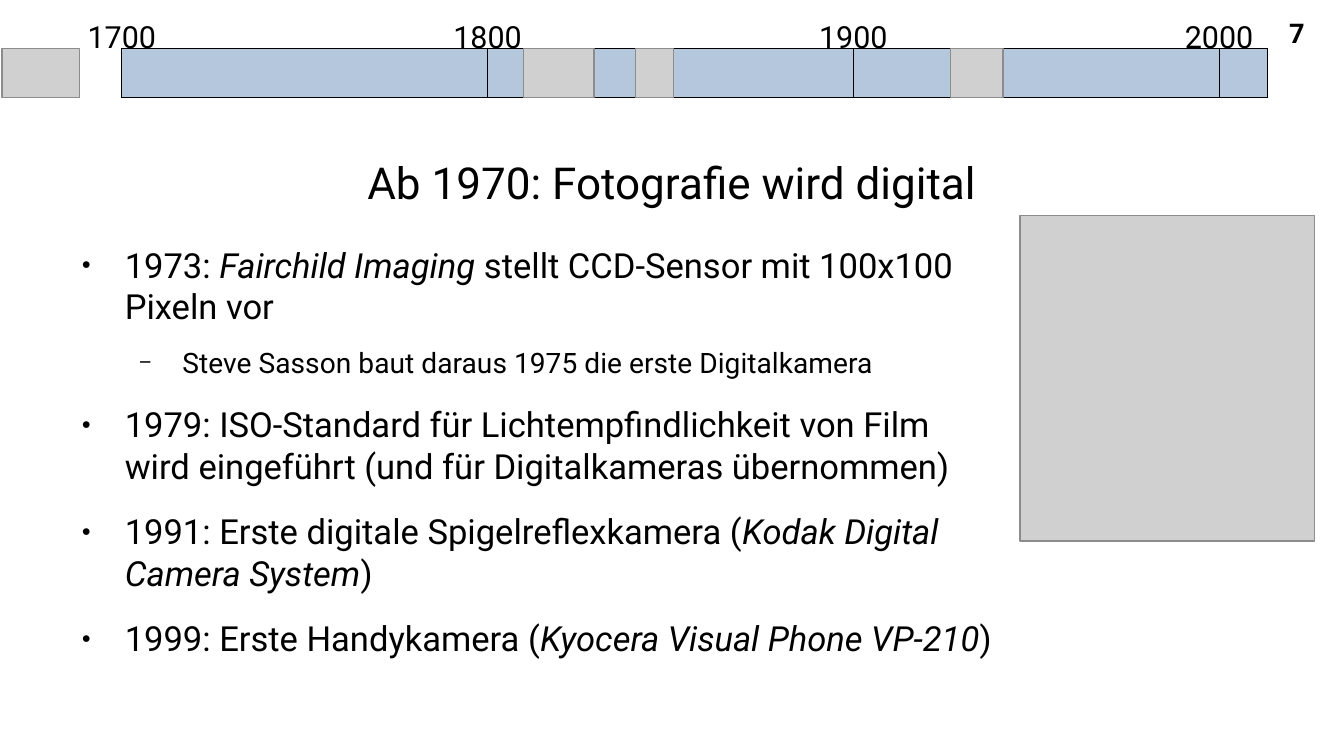
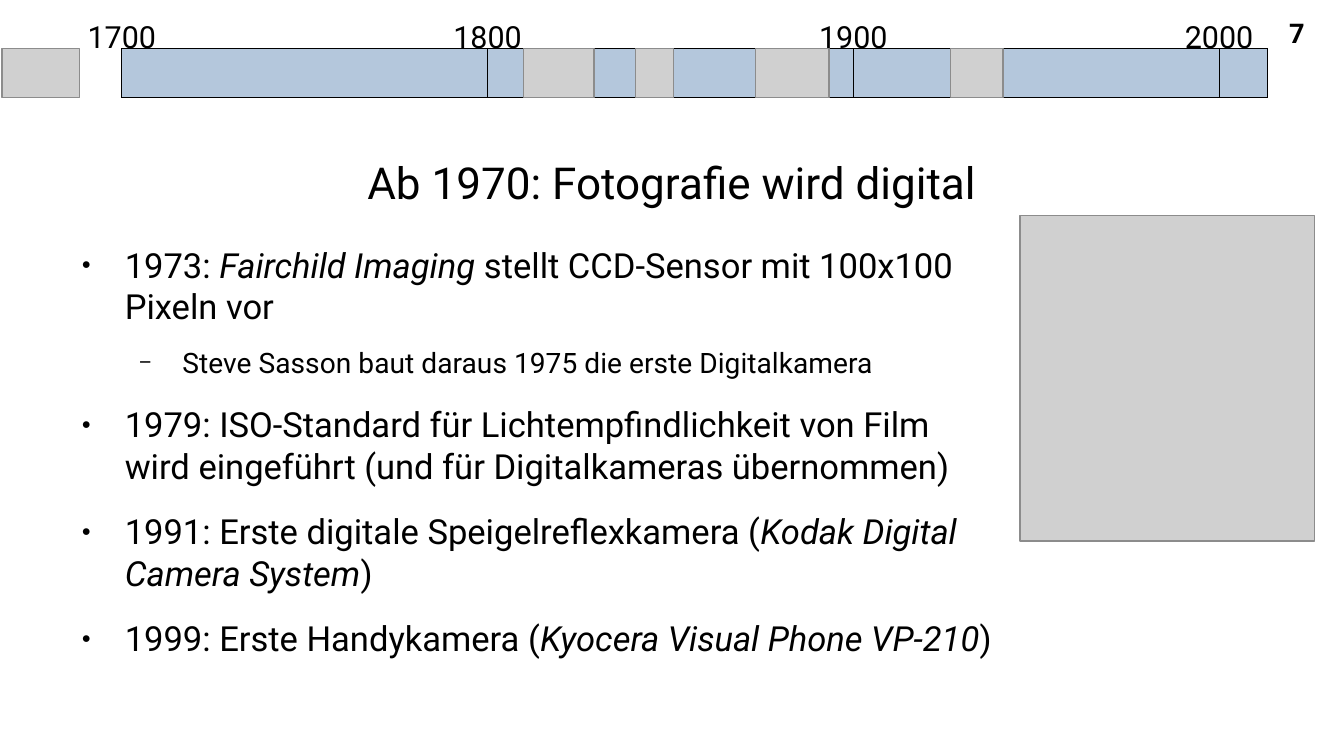
Before and after one commit to A-Schmid/PhotographyCourse, a slide deck: slide 7 of slides_de/history.odp. Drawn at 1344x756 pixels with LibreOffice and Linux fonts; fonts in the diff are those of the drawing; grey boxes stand for pictures. Boxes give left, top, right and bottom in pixels: in the first picture for what was removed or moved away, otherwise in the second. Text is boxed around its words. In the diff, an @@ line names an element or a change of style, - is before the commit and + after.

```diff
--- a/slides_de/history.odp
+++ b/slides_de/history.odp
@@ picture added at (756, 49, 829, 98) @@
@@ text at (125, 516, 957, 594): text changed @@
-● 1991: Erste digitale Spigelreflexkamera (Kodak Digital Camera System)
+● 1991: Erste digitale Speigelreflexkamera (Kodak Digital Camera System)
```
Also in this commit, not shown: 4 other slides changed, 1 other file.
